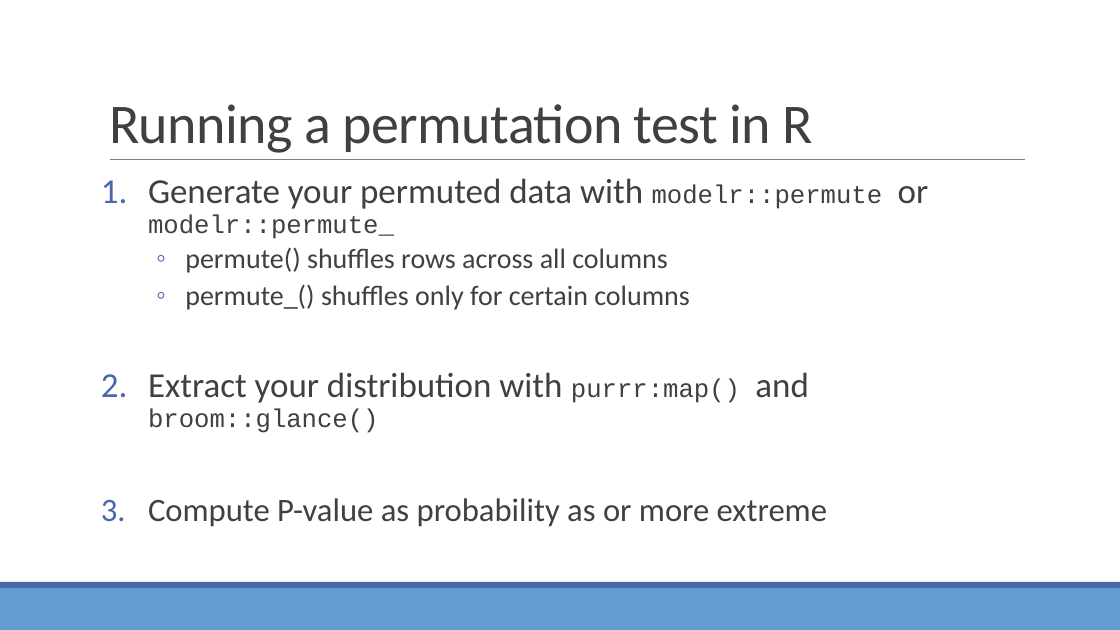
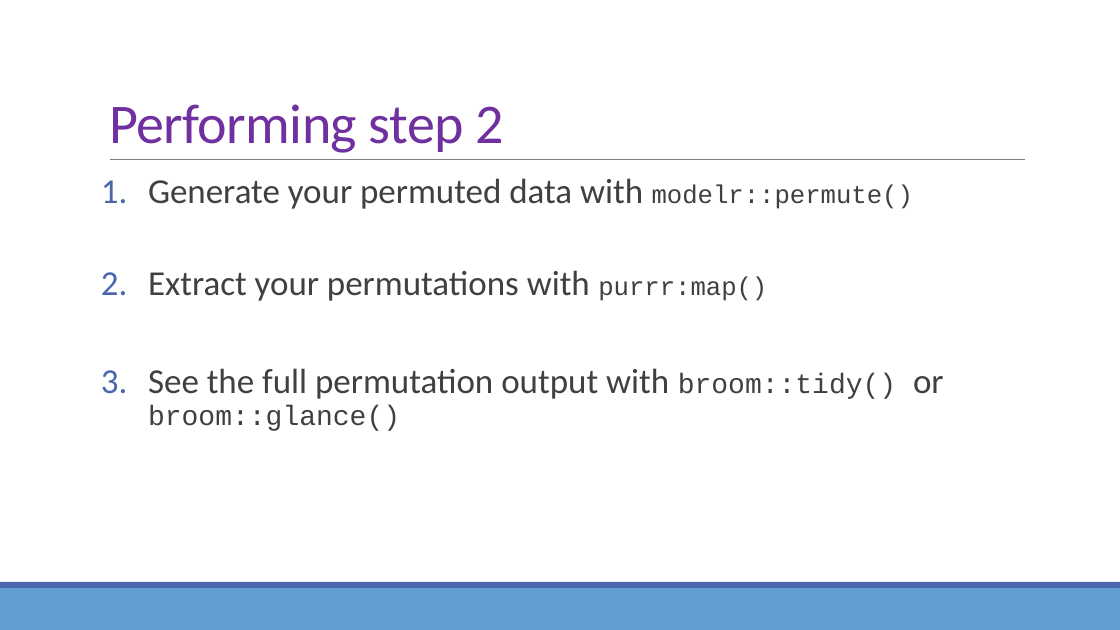
Before and after one commit to sjspielman/bio5312_fall2017, a slide deck: slide 20 of slides/day8_resampling_multtesting.pptx. Drawn at 1120x630 pixels with LibreOffice and Linux fonts; fonts in the diff are those of the drawing. Boxes give left, top, right and bottom in pixels: in the first picture for what was removed or moved away, otherwise in the second. Text is boxed around its words. In the diff, an @@ line names an element or a change of style, - is before the commit and + after.

```diff
--- a/slides/day8_resampling_multtesting.pptx
+++ b/slides/day8_resampling_multtesting.pptx
@@ title at <box>109,104,503,153</box>: text changed; text colour #404040 to #7030A0 @@
-Running a permutation test in R
+Performing step 2
@@ text at <box>148,178,944,431</box>: text changed; size 24 to 30 pt @@
-1. Generate your permuted data with modelr::permute or modelr::permute_
-  ◦ permute() shuffles rows across all columns
-  ◦ permute_() shuffles only for certain columns
-2. Extract your distribution with purrr:map() and broom::glance()
-3. Compute P-value as probability as or more extreme
+1. Generate your permuted data with modelr::permute()
+2. Extract your permutations with purrr:map()
+3. See the full permutation output with broom::tidy() or broom::glance()
```
Also in this commit, not shown: 6 other slides changed, 2 slides added, 10 other files.
